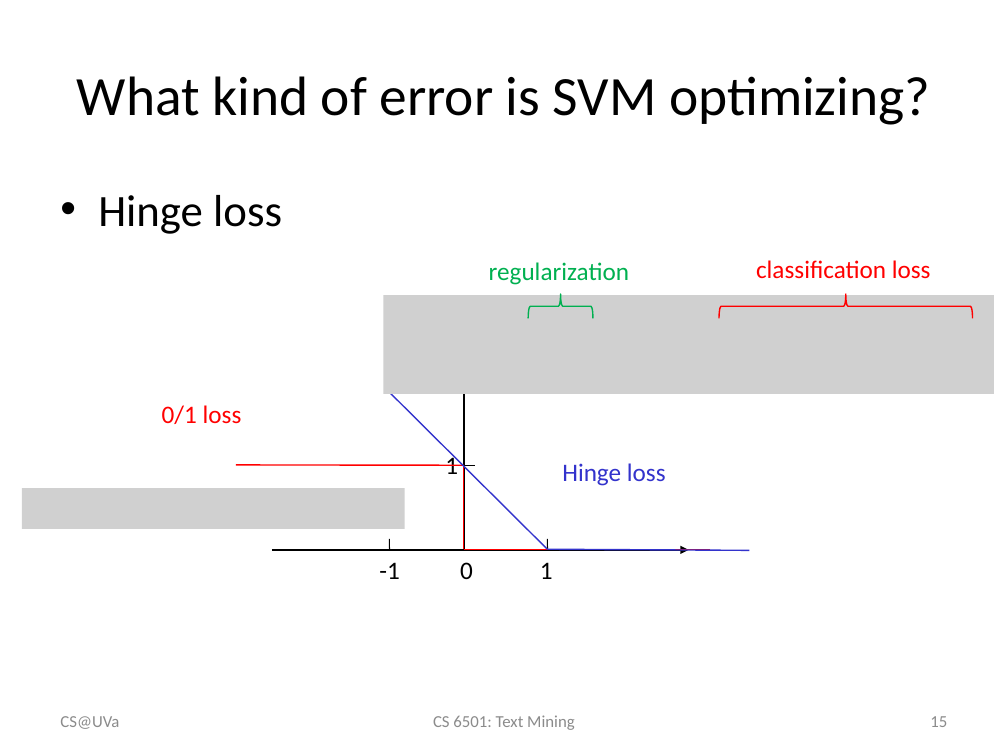
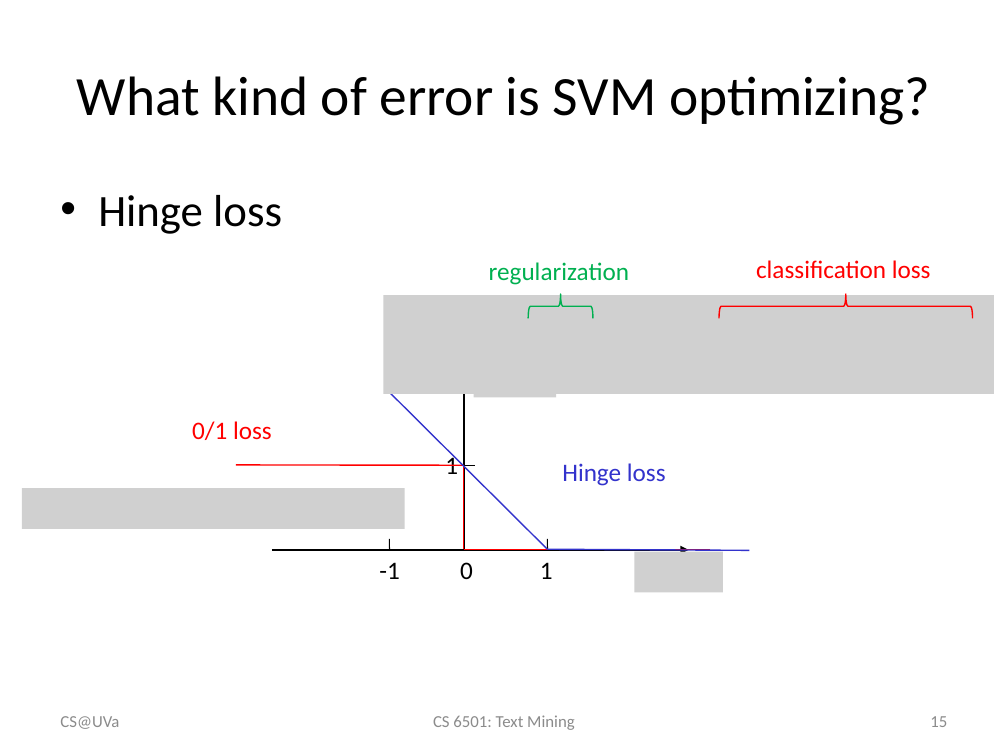
Before and after one commit to wang296/CS6501-Text-Mining, a slide deck: slide 15 of docs/svm.pptx. Drawn at 1008x756 pixels with LibreOffice and Linux fonts; fonts in the diff are those of the drawing; grey boxes stand for pictures. Boxes give left, top, right and bottom in pixels: in the first picture for what was removed or moved away, otherwise in the second. Text is boxed around its words. In the diff, an @@ line names an element or a change of style, - is before the commit and + after.

```diff
--- a/docs/svm.pptx
+++ b/docs/svm.pptx
@@ picture added at (474,367,556,397) @@
@@ text "0/1 loss": place and size @@
-text "0/1 loss" at (162,405,242,424)
+text "0/1 loss" at (192,421,272,440)
@@ picture added at (634,551,723,592) @@
```
Also in this commit, not shown: 8 other slides changed, 7 other files.
